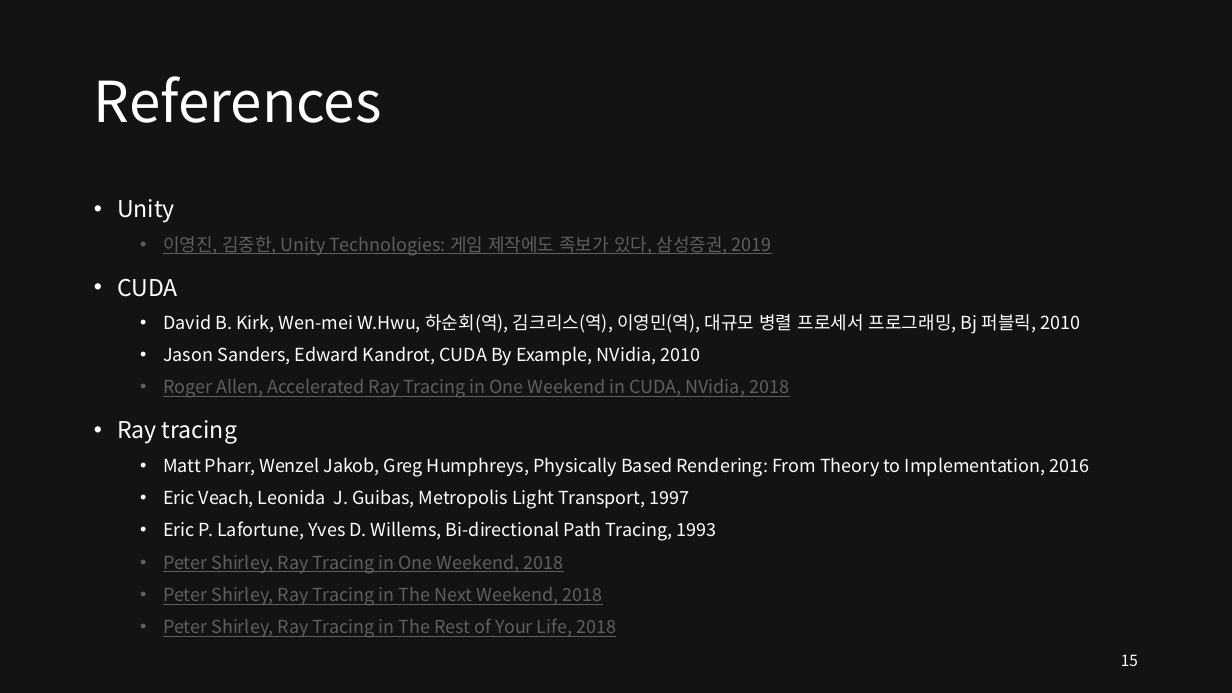
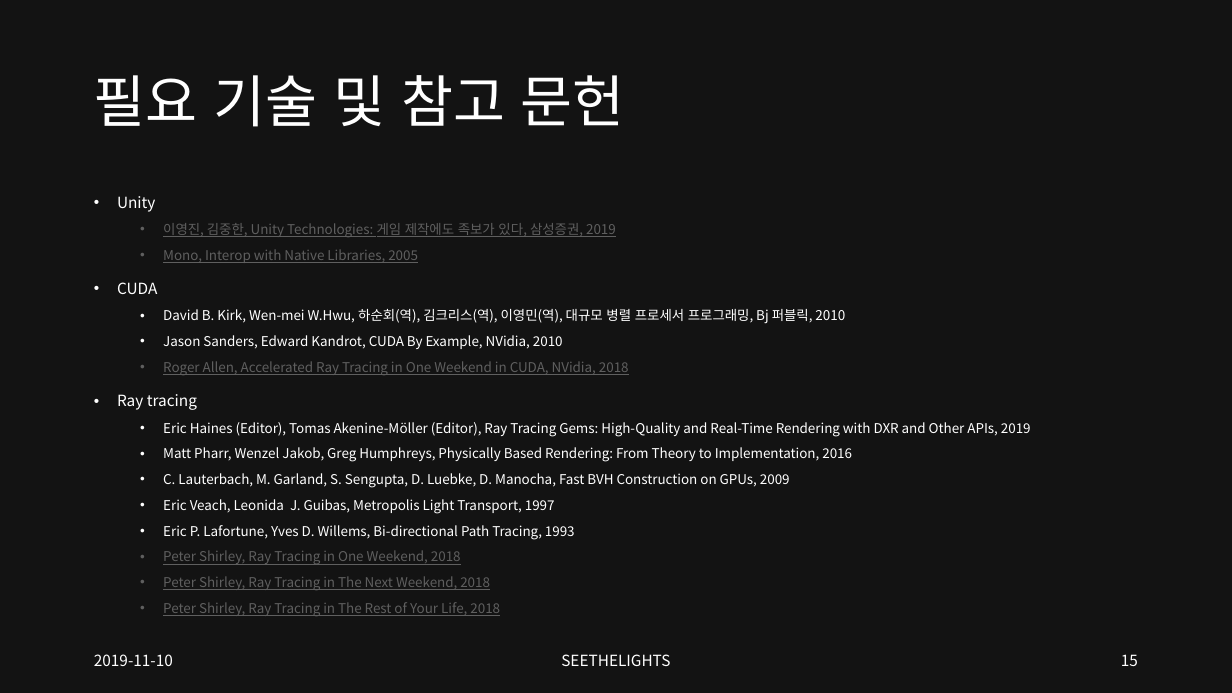
Before and after one commit to SEETHELGIHT/CapstonePlanning, a slide deck: slide 15 of doc/GPU-Accelerated_Ray_Tracing.pptx. Drawn at 1232x693 pixels with LibreOffice and Linux fonts; fonts in the diff are those of the drawing. Boxes give left, top, right and bottom in pixels: in the first picture for what was removed or moved away, otherwise in the second. Text is boxed around its words. In the diff, an @@ line names an element or a change of style, - is before the commit and + after.

```diff
--- a/doc/GPU-Accelerated_Ray_Tracing.pptx
+++ b/doc/GPU-Accelerated_Ray_Tracing.pptx
@@ title at bbox=[94, 75, 625, 127]: text changed @@
-References
+필요 기술 및 참고 문헌
@@ text at bbox=[117, 196, 852, 616]: size 18 to 12 pt in "Unity", "CUDA", "Ray tracing"; size 14 to 10.5 pt in "이영진, 김중한, Unity Technologies: 게임 제작에도 족보가 ...", "David B. Kirk, Wen-mei W.Hwu, 하순회(역), 김크리스(역), ...", "Jason Sanders, Edward Kandrot, CUDA By Example, ...", "Roger Allen, Accelerated Ray Tracing in One ..." and 6 more places @@
@@ text at bbox=[163, 250, 418, 263]: paragraph added @@
+  • Mono, Interop with Native Libraries, 2005
@@ text at bbox=[163, 422, 1031, 436]: paragraph added @@
+  • Eric Haines (Editor), Tomas Akenine-Möller (Editor), Ray Tracing Gems: High-Quality and Real-Time Rendering with DXR and Other APIs, 2019
@@ text at bbox=[163, 473, 790, 488]: paragraph added @@
+  • C. Lauterbach, M. Garland, S. Sengupta, D. Luebke, D. Manocha, Fast BVH Construction on GPUs, 2009
@@ text added at bbox=[94, 654, 173, 666], 12 pt, text #FFFFFF @@
+2019-11-10
@@ text added at bbox=[561, 654, 670, 666], 12 pt, text #FFFFFF @@
+SEETHELIGHTS
```
Also in this commit, not shown: 15 other slides changed, 1 slide added, 5 slides removed.
